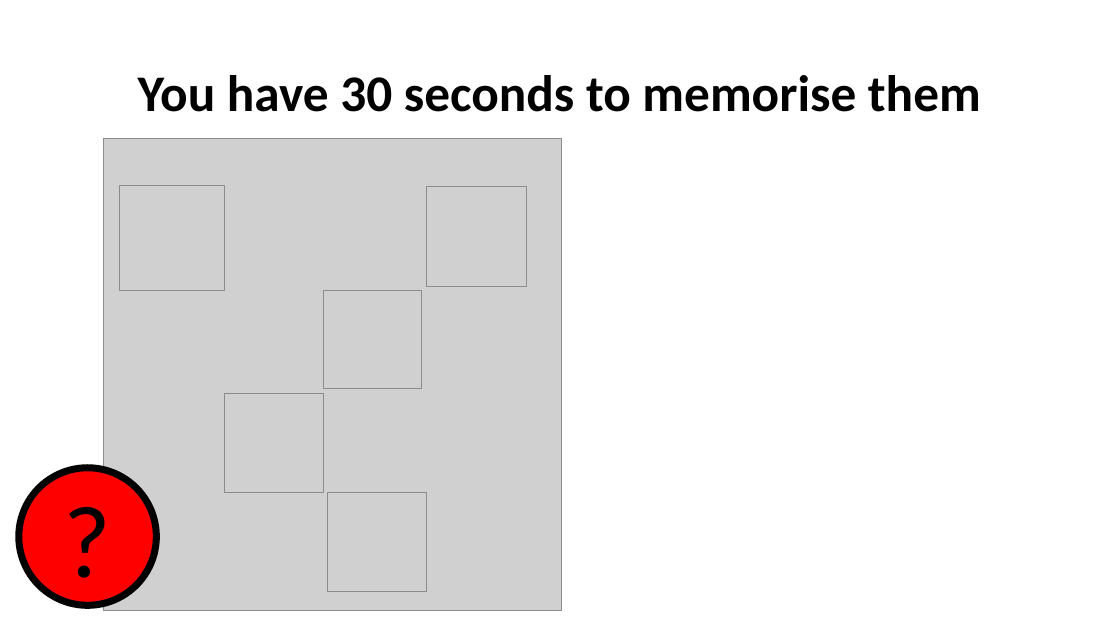
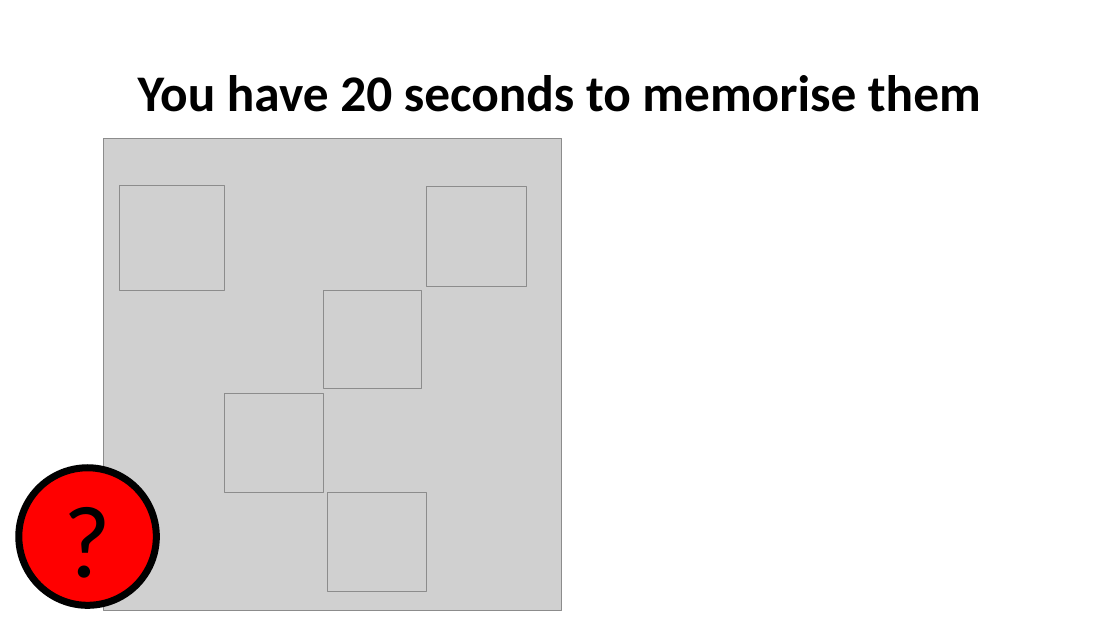
Before and after one commit to seannyD/StoryTransmission, a slide deck: slide 5 of offline/DistractionTask/Video/DistractionTaskInstructions.pptx. Drawn at 1120x630 pixels with LibreOffice and Linux fonts; fonts in the diff are those of the drawing; grey boxes stand for pictures. Boxes give left, top, right and bottom in pixels: in the first picture for what was removed or moved away, otherwise in the second. Text is boxed around its words. In the diff, an @@ line names an element or a change of style, - is before the commit and + after.

```diff
--- a/offline/DistractionTask/Video/DistractionTaskInstructions.pptx
+++ b/offline/DistractionTask/Video/DistractionTaskInstructions.pptx
@@ title at [138,75,981,112]: text changed @@
-You have 30 seconds to memorise them
+You have 20 seconds to memorise them
```
Also in this commit, not shown: 1 other slide changed, 12 other files.
